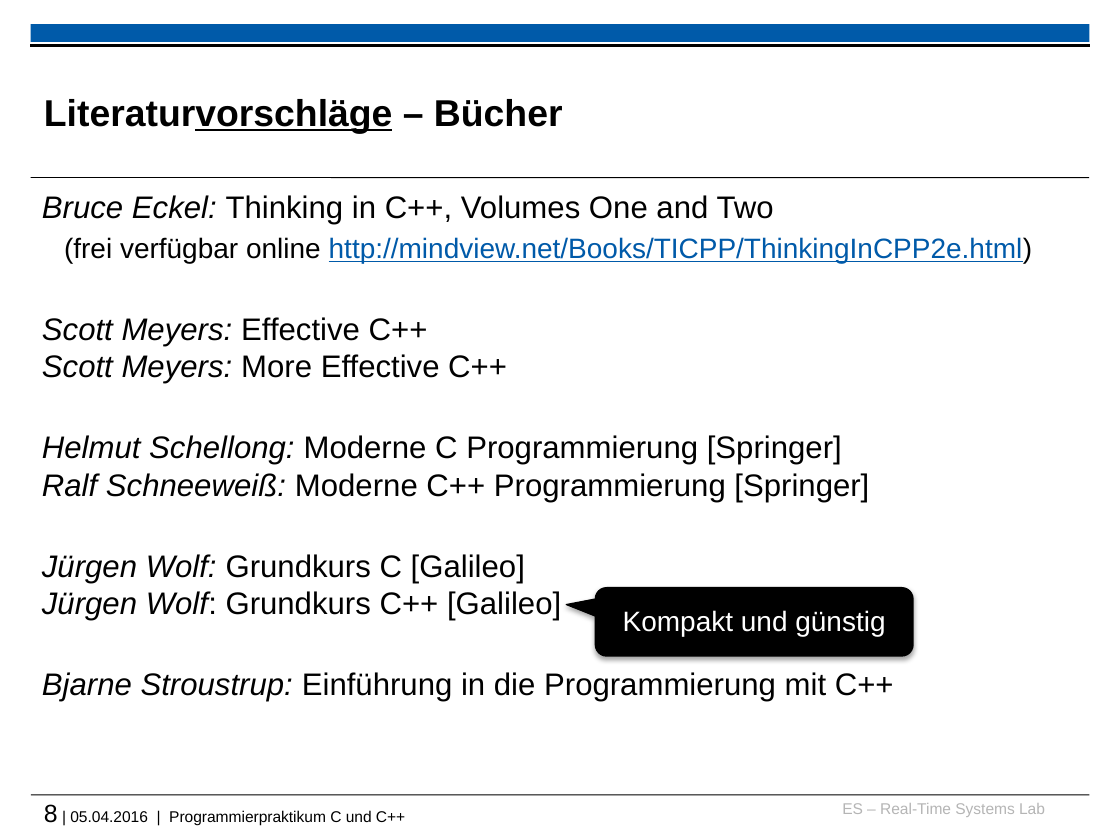
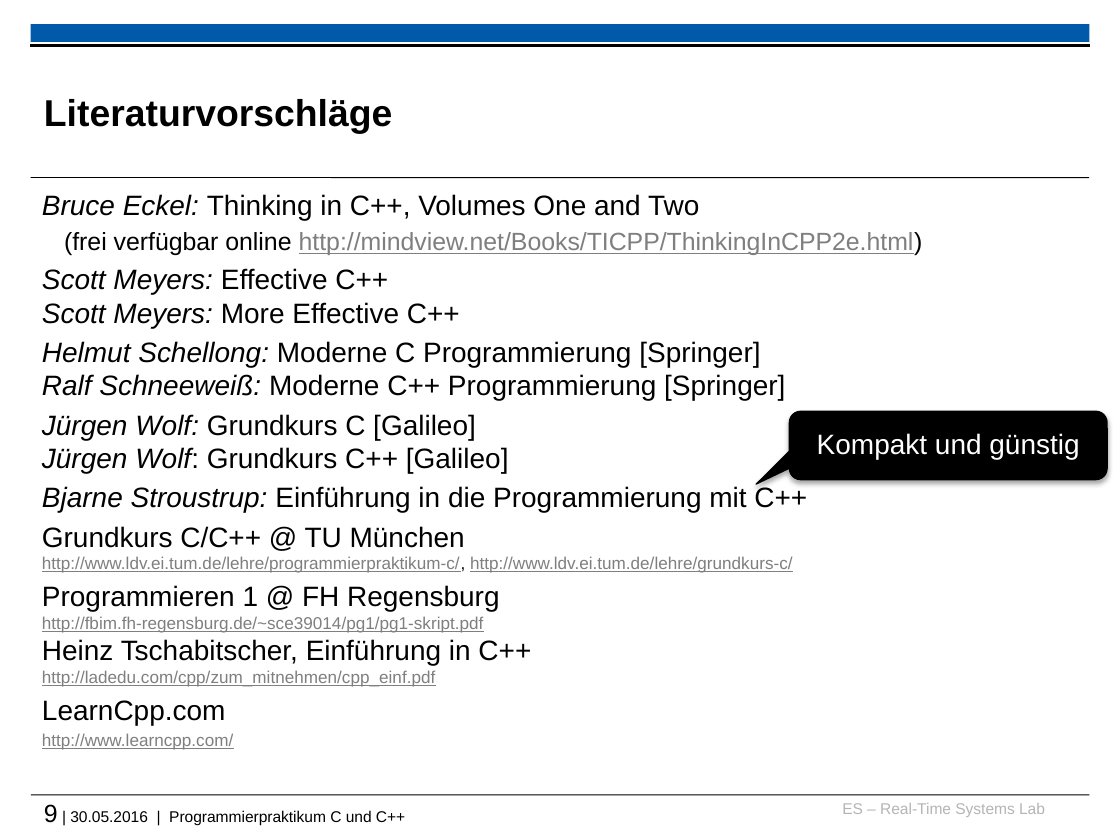
Before and after one commit to h82k/tud-cppp, a slide deck: slide 9 of cppp_lecture.pptx (slide 8 before the commit). Drawn at 1120x840 pixels with LibreOffice and Linux fonts; fonts in the diff are those of the drawing; background and template pictures are left out. Boxes give left, top, right and bottom in pixels: in the first picture for what was removed or moved away, otherwise in the second. Text is boxed around its words. In the diff, an @@ line names an element or a change of style, - is before the commit and + after.

```diff
--- a/cppp_lecture.pptx
+++ b/cppp_lecture.pptx
@@ title at (44, 99, 392, 133): text changed @@
-Literaturvorschläge – Bücher
+Literaturvorschläge
@@ text at (42, 194, 923, 512): size 20 to 18 pt in "Bruce Eckel: Thinking in C++, Volumes One ...", "Scott Meyers: Effective C++ Scott Meyers: More ...", "Helmut Schellong: Moderne C Programmierung [Springer] Ralf ...", "Jürgen Wolf: Grundkurs C [Galileo] Jürgen Wolf: ..." and 1 more places; size 18 to 16 pt in "(frei verfügbar online http://mindview.net/Books/TICPP/Think ..."; text colour #005AA9 to #7F7F7F in "http://mindview.net/Books/TICPP/ThinkingInCPP2e.html)" @@
@@ rounded speech box "Kompakt und günstig": place and size @@
-rounded speech box "Kompakt und günstig" at (595, 588, 913, 656)
+rounded speech box "Kompakt und günstig" at (790, 411, 1108, 479)
@@ rounded speech box "Kompakt und günstig" at (790, 411, 1108, 479): proportions changed @@
@@ text at (42, 526, 792, 750): paragraphs added @@
+Grundkurs C/C++ @ TU München
+http://www.ldv.ei.tum.de/lehre/programmierpraktikum-c/, http://www.ldv.ei.tum.de/lehre/grundkurs-c/
+Programmieren 1 @ FH Regensburg
+http://fbim.fh-regensburg.de/~sce39014/pg1/pg1-skript.pdf
+Heinz Tschabitscher, Einführung in C++
+http://ladedu.com/cpp/zum_mitnehmen/cpp_einf.pdf
+LearnCpp.com
+http://www.learncpp.com/
@@ text at (44, 804, 405, 825): text changed @@
-8 | 05.04.2016 | Programmierpraktikum C und C++
+9 | 30.05.2016 | Programmierpraktikum C und C++
```
Also in this commit, not shown: 80 other slides changed, 20 slides added, 14 slides removed, 1 other file.
